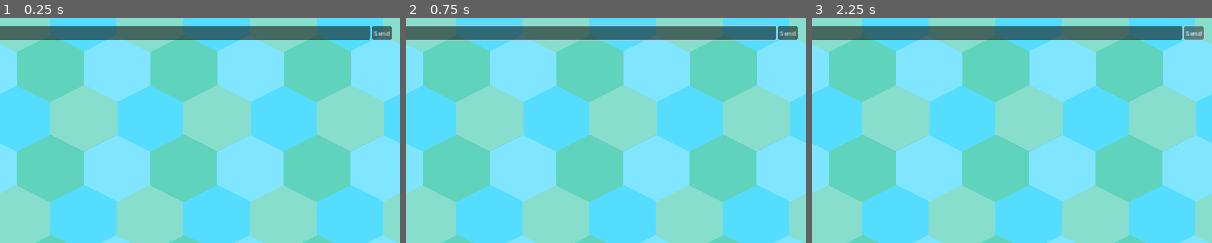
Above: before the commit, frames 1-3 (left to right).
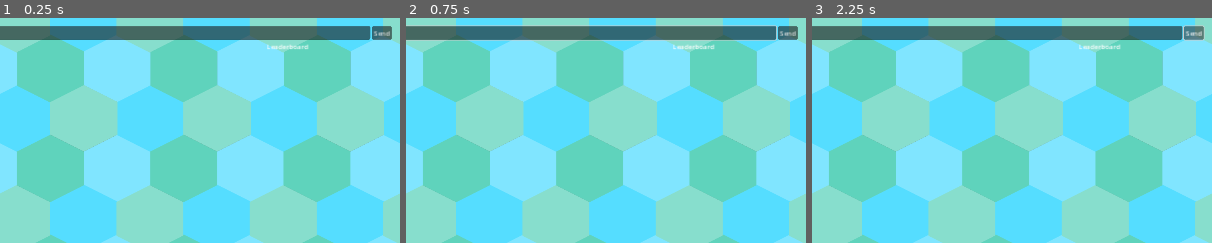
Above: after the commit, the same moments.

Repository: jerryshell/agarust
Game: Godot game, scene res://main.tscn
The game is run twice, just before and just after one commit, with the same random seed, the same clock (stepped at 60 frames per second) and the same inputs.
Inputs (mouse positions are % of the whole screen's width and height, from its top left):
- Up to frame 1 (0.25 s): no input
- Up to frame 2 (0.75 s): click (50, 3) at 0.52 s; type "12" at 0.6 s
- Up to frame 3 (2.25 s): click "Logout" at 1.25 s; click "Send" at 2 s
The pictures show only the part of the screen within x 50-100%, y 0-50%; the shares and areas given below are measured in that part.

The runs differ from the first frame. In frame 1, 0.1% of the frame differs, in the area x 66-78%, y 12-14%; in frame 2, 0.1%; in frame 3, 0.1%.

Commit message:
feat: enhance leaderboard structure and improve chat message handling

Diff:
--- a/client/component/leaderboard/leaderboard.tscn
+++ b/client/component/leaderboard/leaderboard.tscn
@@ -10,21 +10,30 @@
 grow_vertical = 2
 script = ExtResource("1_10xqa")
 
-[node name="ListContainer" type="VBoxContainer" parent="."]
+[node name="VBoxContainer" type="VBoxContainer" parent="."]
+layout_mode = 2
+size_flags_horizontal = 3
+size_flags_vertical = 3
+
+[node name="Title" type="Label" parent="VBoxContainer"]
+layout_mode = 2
+text = "Leaderboard"
+
+[node name="ListContainer" type="VBoxContainer" parent="VBoxContainer"]
 unique_name_in_owner = true
 layout_mode = 2
 size_flags_horizontal = 3
 size_flags_vertical = 3
 
-[node name="EntryTeamplate" type="HBoxContainer" parent="ListContainer"]
+[node name="EntryTeamplate" type="HBoxContainer" parent="VBoxContainer/ListContainer"]
 unique_name_in_owner = true
 layout_mode = 2
 
-[node name="NameLabel" type="Label" parent="ListContainer/EntryTeamplate"]
+[node name="NameLabel" type="Label" parent="VBoxContainer/ListContainer/EntryTeamplate"]
 layout_mode = 2
 size_flags_horizontal = 3
 text = "Test"
 
-[node name="ScoreLabel" type="Label" parent="ListContainer/EntryTeamplate"]
+[node name="ScoreLabel" type="Label" parent="VBoxContainer/ListContainer/EntryTeamplate"]
 layout_mode = 2
 text = "123"
--- a/client/main.gd
+++ b/client/main.gd
@@ -21,7 +21,6 @@
 
 func _on_ws_packet_received(packet: Global.proto.Packet) -> void:
 	if packet.has_hello():
-		logger.info(packet.to_string())
 		_handle_hello_msg(packet.get_hello())
 	elif packet.has_chat():
 		print_debug(packet)
@@ -44,6 +43,8 @@
 		print_debug("unknow packet: ", packet)
 
 func _on_chat_edit_text_submited(new_text: String):
+	if new_text.is_empty():
+		return
 	var packet := Global.proto.Packet.new()
 	var chat := packet.new_chat()
 	chat.set_msg(new_text)
@@ -51,10 +52,14 @@
 	chat_edit.text = ""
 
 func _handle_hello_msg(hello_msg: Global.proto.Hello) -> void:
+	logger.info(hello_msg.to_string())
 	Global.connection_id = hello_msg.get_connection_id()
 
 func _handle_chat_msg(chat_msg: Global.proto.Chat) -> void:
-	logger.chat(chat_msg.get_connection_id(), chat_msg.get_msg())
+	var connection_id = chat_msg.get_connection_id()
+	if connection_id in player_map:
+		var player = player_map[connection_id]
+		logger.chat(player.actor_name, chat_msg.get_msg())
 
 func _handle_update_player_batch_msg(update_player_batch_msg: Global.proto.UpdatePlayerBatch) -> void:
 	for update_player_msg: Global.proto.UpdatePlayer in update_player_batch_msg.get_update_player_batch():
Not shown, changed: server/src/client_agent.rs
Not shown, changed: server/src/command.rs
Not shown, changed: server/src/hub.rs
Not shown, changed: server/src/proto_util.rs
